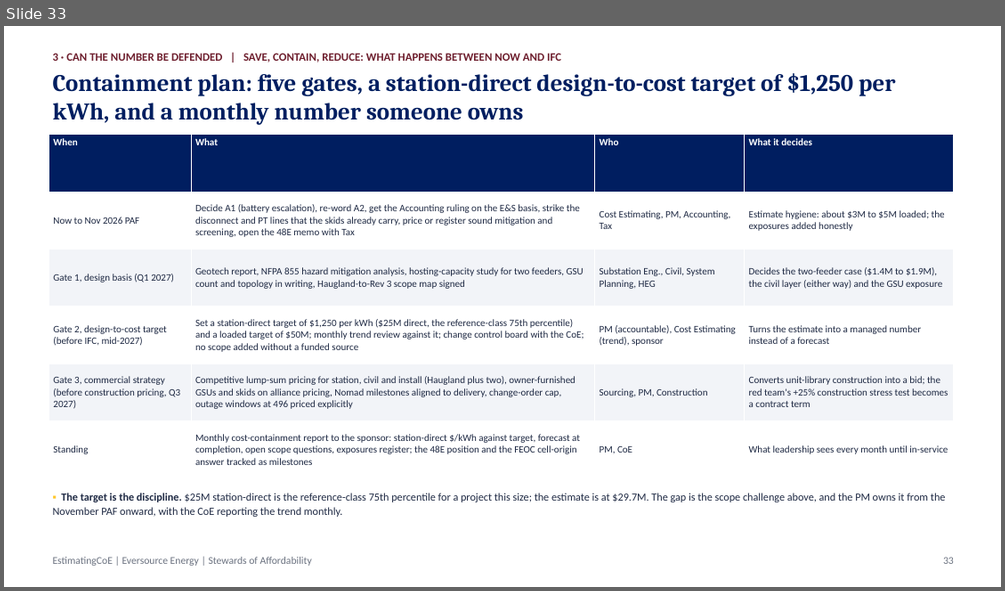
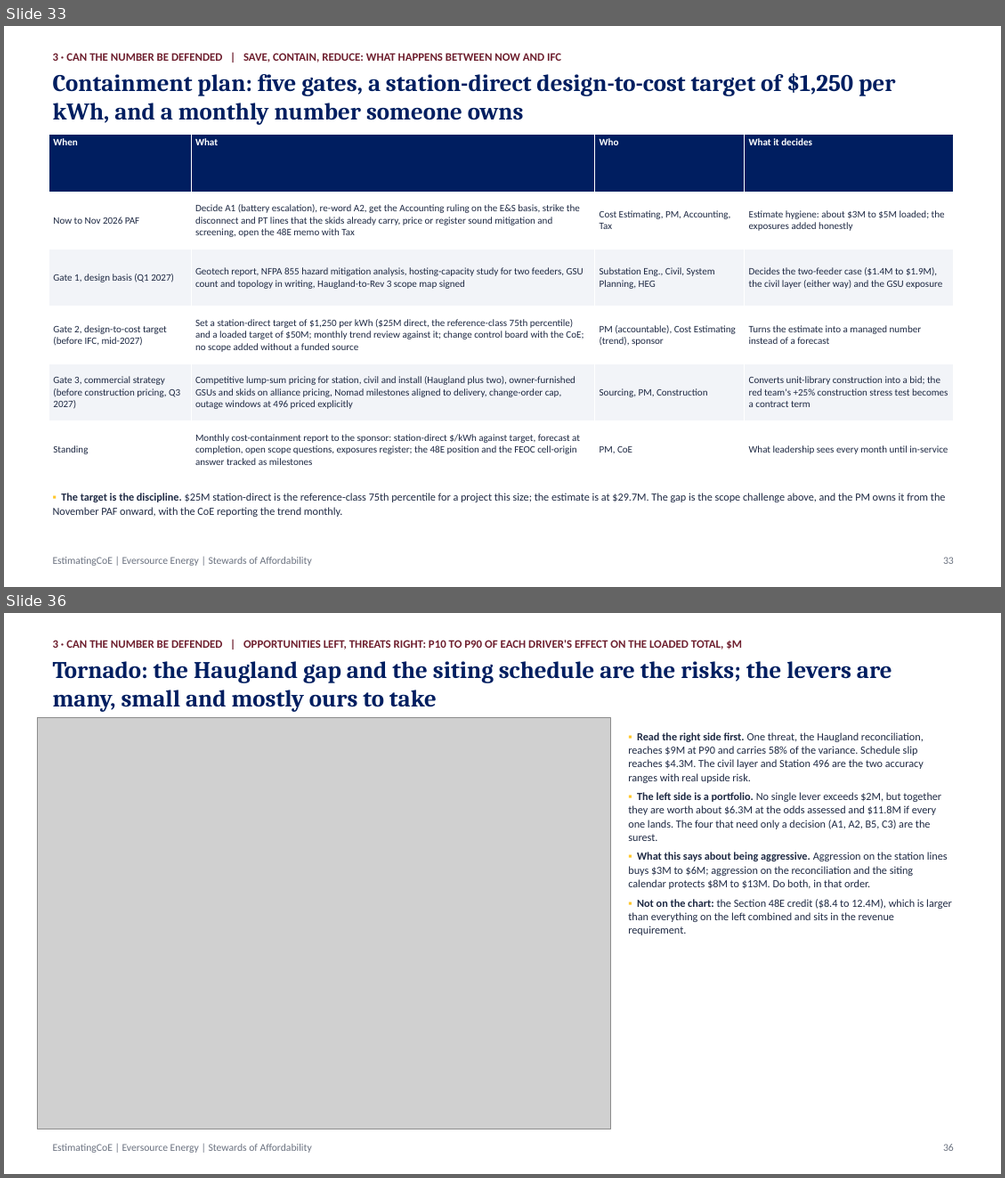
Before and after one commit to gbassaragh/BESS, a slide deck: Hyde Park BESS/6) Cost Analysis Deliverables/Hyde Park BESS - Cost Analysis Deck.pptx. Shown one above the other, each under a label of ours: slide 33 before the commit, slides 33 and 36 after it; the slides between them are not shown. The pictures are 1005x591 and 1005x1178 pixels, drawn with LibreOffice and Linux fonts; fonts in the diff are those of the drawing; grey boxes stand for pictures. Boxes give left, top, right and bottom in pixels: in the first picture for what was removed or moved away, otherwise in the second. Text is boxed around its words. In the diff, an @@ line names an element or a change of style, - is before the commit and + after.

```diff
--- a/Hyde Park BESS/6) Cost Analysis Deliverables/Hyde Park BESS - Cost Analysis Deck.pptx
+++ b/Hyde Park BESS/6) Cost Analysis Deliverables/Hyde Park BESS - Cost Analysis Deck.pptx
@@ slide 36 added at (4, 613, 1001, 1174), background #FFFFFF @@
@@ text added at (53, 640, 742, 649), 11 pt, text #6E1F2E, bold @@
+3 · CAN THE NUMBER BE DEFENDED | OPPORTUNITIES LEFT, THREATS RIGHT: P10 TO P90 OF EACH DRIVER'S EFFECT ON THE LOADED TOTAL, $M
@@ text added at (53, 661, 892, 712), 23 pt, text #001E60, bold @@
+Tornado: the Haugland gap and the siting schedule are the risks; the levers are many, small and mostly ours to take
@@ picture added at (38, 718, 610, 1129) @@
@@ text added at (628, 732, 952, 935), 10.5 pt, text #1F2A44 @@
+▪ Read the right side first. One threat, the Haugland reconciliation, reaches $9M at P90 and carries 58% of the variance. Schedule slip reaches $4.3M. The civil layer and Station 496 are the two accuracy ranges with real upside risk.
+▪ The left side is a portfolio. No single lever exceeds $2M, but together they are worth about $6.3M at the odds assessed and $11.8M if every one lands. The four that need only a decision (A1, A2, B5, C3) are the surest.
+▪ What this says about being aggressive. Aggression on the station lines buys $3M to $6M; aggression on the reconciliation and the siting calendar protects $8M to $13M. Do both, in that order.
+▪ Not on the chart: the Section 48E credit ($8.4 to 12.4M), which is larger than everything on the left combined and sits in the revenue requirement.
@@ text added at (53, 1143, 312, 1152), 10 pt, text #6B7280 @@
+EstimatingCoE | Eversource Energy | Stewards of Affordability
@@ text added at (943, 1143, 954, 1151), 10 pt, text #6B7280 @@
+36
```
Also in this commit, not shown: 5 slides changed, 2 other slides added, 16 other files.
